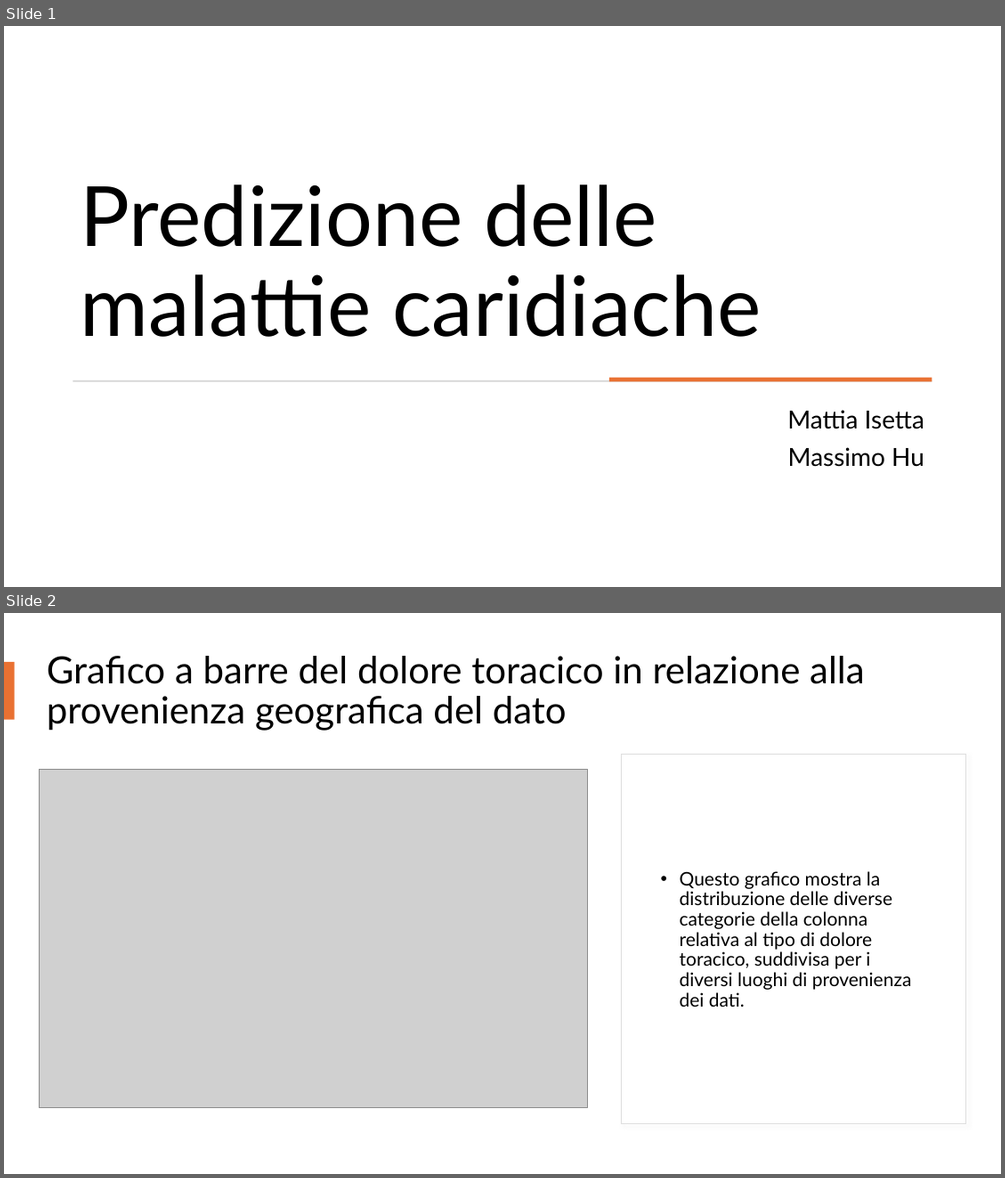
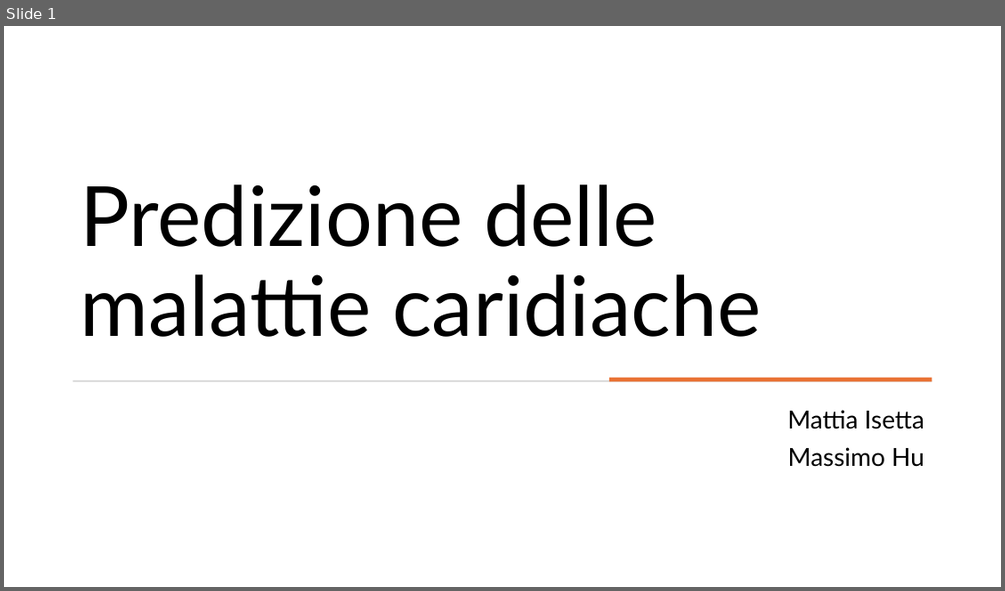
Before and after one commit to mattiaise/scientific-visualization, a slide deck: presentazione/presentazione.pptx. Shown one above the other, each under a label of ours: slides 1 and 2 before the commit, slide 1 after it. The pictures are 1005x1178 and 1005x591 pixels, drawn with LibreOffice and Linux fonts; fonts in the diff are those of the drawing; grey boxes stand for pictures. Boxes give left, top, right and bottom in pixels: in the first picture for what was removed or moved away, otherwise in the second. Text is boxed around its words. In the diff, an @@ line names an element or a change of style, - is before the commit and + after.

```diff
--- a/presentazione/presentazione.pptx
+++ b/presentazione/presentazione.pptx
@@ slide 2 removed at box(4, 613, 1001, 1174), background #FFFFFF @@
@@ rectangle removed at box(4, 662, 15, 719) @@
@@ title removed at box(47, 656, 865, 730) @@
-Grafico a barre del dolore toracico in relazione alla provenienza geografica del dato
@@ picture removed at box(39, 770, 587, 1108) @@
@@ rectangle removed at box(621, 754, 966, 1123) @@
@@ text removed at box(680, 871, 912, 1006) @@
-• Questo grafico mostra la distribuzione delle diverse categorie della colonna relativa al tipo di dolore toracico, suddivisa per i diversi luoghi di provenienza dei dati.
```
Also in this commit, not shown: 18 slides added.
